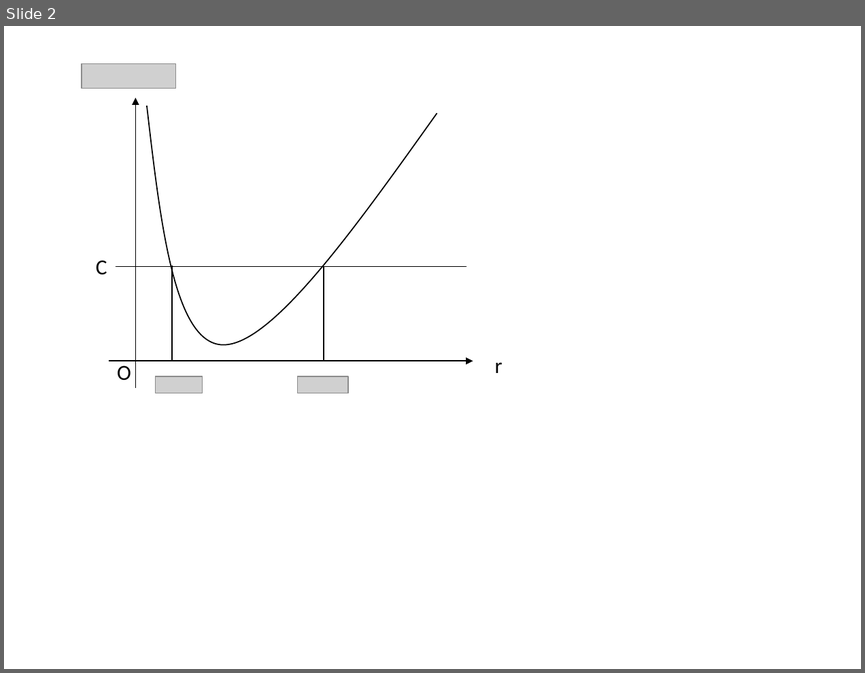
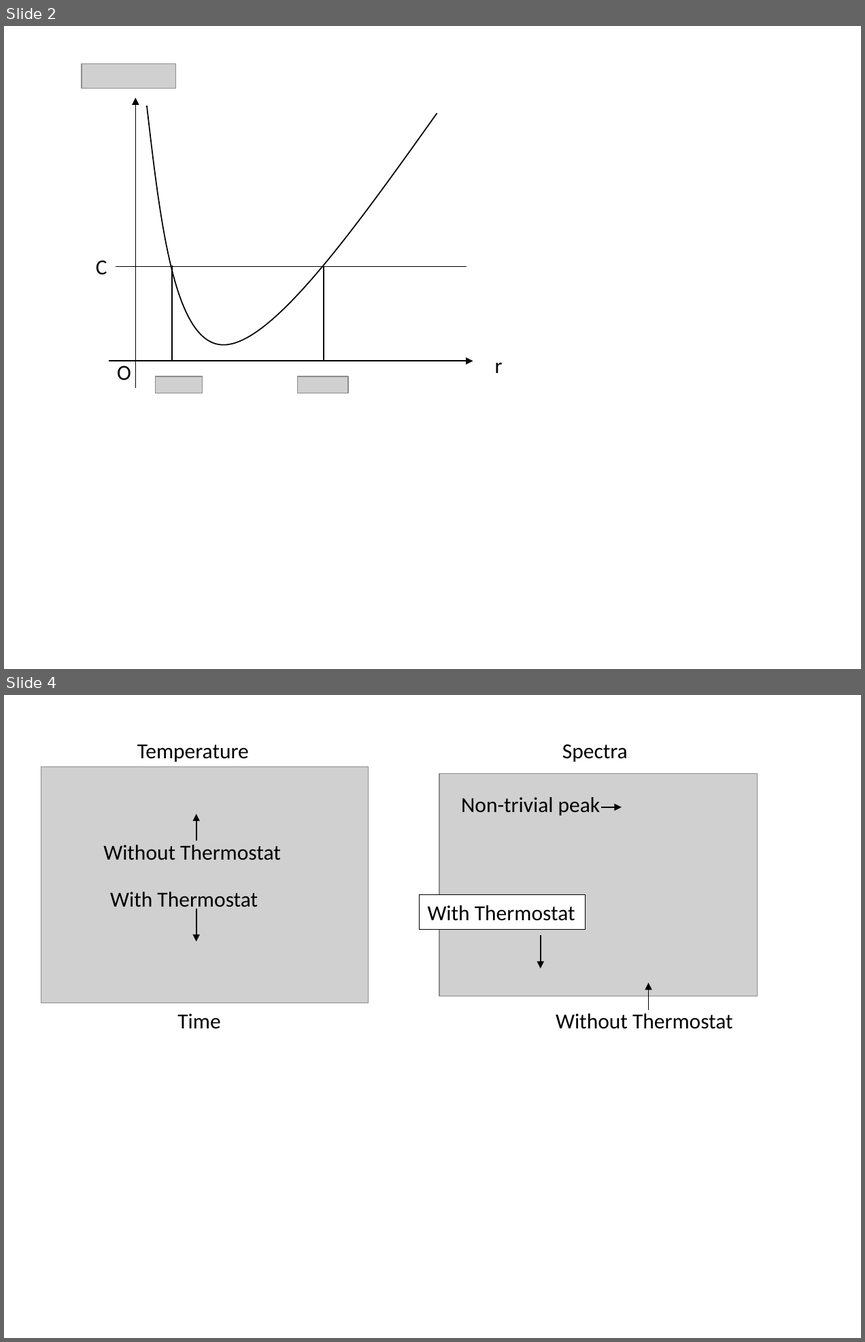
Before and after one commit to kaityo256/md2019, a slide deck: ergodic/fig.pptx. Shown one above the other, each under a label of ours: slide 2 before the commit, slides 2 and 4 after it; the slides between them are not shown. The pictures are 865x673 and 865x1342 pixels, drawn with LibreOffice and Linux fonts; fonts in the diff are those of the drawing; grey boxes stand for pictures. Boxes give left, top, right and bottom in pixels: in the first picture for what was removed or moved away, otherwise in the second. Text is boxed around its words. In the diff, an @@ line names an element or a change of style, - is before the commit and + after.

```diff
--- a/ergodic/fig.pptx
+++ b/ergodic/fig.pptx
@@ slide 4 added at (4,695,861,1338), background #FFFFFF @@
@@ text added at (137,744,249,762), 18 pt, text #000000 @@
+Temperature
@@ text added at (562,744,628,762), 18 pt, text #000000 @@
+Spectra
@@ picture added at (41,767,368,1004) @@
@@ picture added at (439,774,757,997) @@
@@ arrow added from (196, 841) to (196, 814), #000000 1 pt @@
@@ text added at (461,797,600,815), 18 pt, text #000000 @@
+Non-trivial peak
@@ arrow added from (601, 807) to (621, 807), #000000 1 pt @@
@@ text added at (103,845,281,860), 18 pt, text #000000 @@
+Without Thermostat
@@ text added at (110,892,258,912), 18 pt, text #000000 @@
+With Thermostat
@@ rectangle added at (419,895,585,929), fill #FFFFFF, outline #000000 0.75 pt, 18 pt, text #000000 @@
+With Thermostat
@@ arrow added from (196, 909) to (196, 941), #000000 1 pt @@
@@ arrow added from (541, 936) to (541, 968), #000000 1 pt @@
@@ arrow added from (649, 1009) to (649, 983), #000000 1 pt @@
@@ text added at (177,1013,220,1029), 18 pt, text #000000 @@
+Time
@@ text added at (555,1013,733,1029), 18 pt, text #000000 @@
+Without Thermostat
```
Also in this commit, not shown: 1 other slide added, 6 other files.
